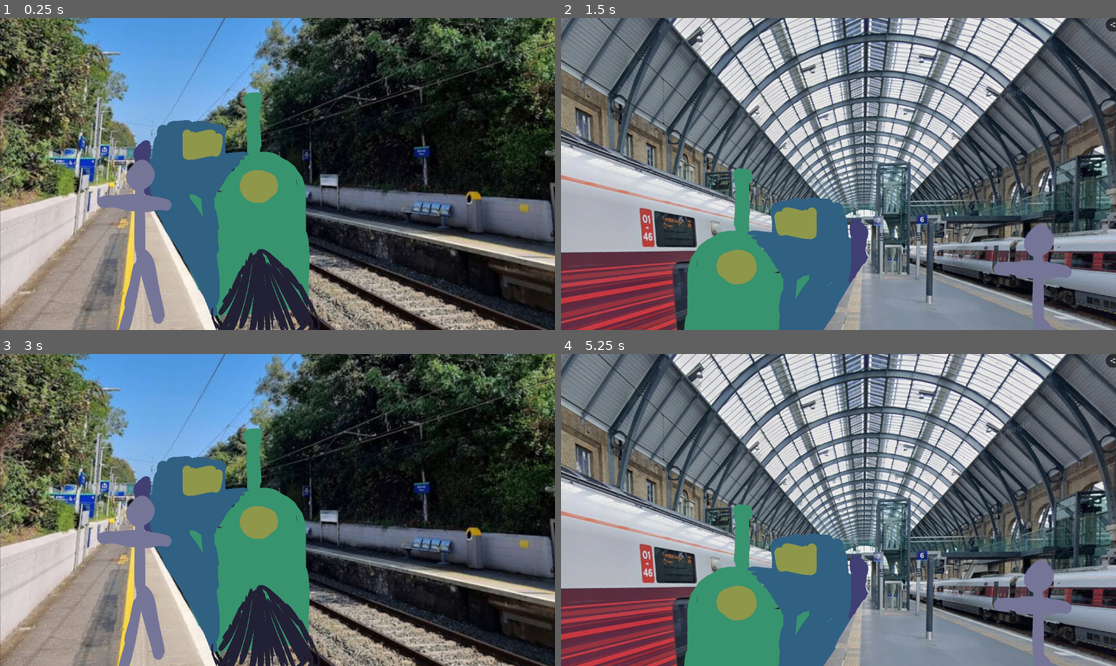
Above: before the commit, frames 1-4 (two rows, left to right).
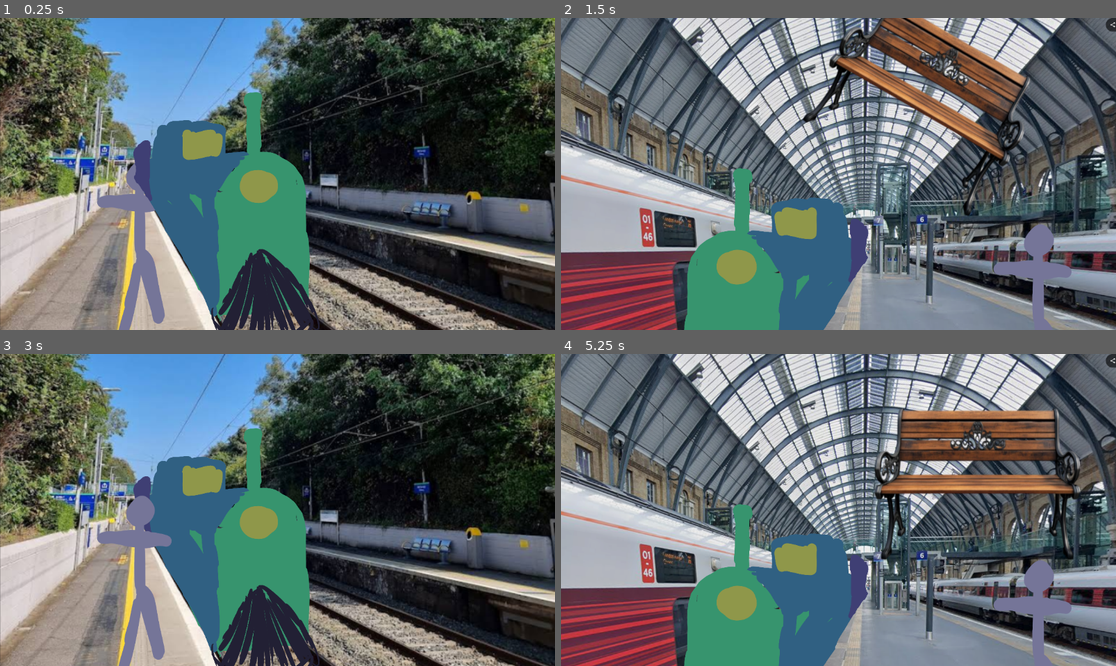
Above: after the commit, the same moments.

Repository: JCoMcL/ld59
Game: Godot game, scene res://root.tscn
Two runs of this game, one before a commit and one after it. Both use one fixed random seed, a clock stepped at 60 frames per second and the inputs below.
Inputs (mouse positions are in pixels of both pictures, inside the frame that each line leads up to):
- Up to frame 1 (0.25 s): no input
- Up to frame 2 (1.5 s): tap Enter at 0.5 s; move the mouse to (783, 211) at 0.52 s; click (783, 211) at 0.67 s; tap Space at 1.25 s; move the mouse to (1043, 308) at 1.27 s; click (1043, 308) at 1.42 s
- Up to frame 3 (3 s): tap Enter at 2 s; move the mouse to (333, 441) at 2.02 s; click (333, 441) at 2.17 s; tap Space at 2.75 s; move the mouse to (249, 572) at 2.77 s; click (249, 572) at 2.92 s
- Up to frame 4 (5.25 s): tap Enter at 3.5 s; move the mouse to (1005, 556) at 3.52 s; click (1005, 556) at 3.67 s; tap Space at 4.25 s; move the mouse to (672, 463) at 4.27 s; click (672, 463) at 4.42 s; move the mouse to (866, 510) at 5.02 s; click (866, 510) at 5.17 s

The runs differ from the first frame. In frame 1, 0.4% of the frame differs, in the area x 24-57%, y 42-100%; in frame 2, 7.8%; in frame 3, nothing differs; in frame 4, 8.0%, in the area x 56-94%, y 17-67%.
Error in both runs: Attempt to call function 'show_text' in base 'null instance' on a null instance. (res://characters/character.gd:15)

Commit message:
Added benches and waiting

Diff:
--- a/root.gd
+++ b/root.gd
@@ -19,6 +19,7 @@
 
 var current_train = TRAINS.keys()[0]
 var current_station = SCENES.keys()[1]
+var timetable = generate_timetable()
 
 @onready var backdrop = $Background
 
@@ -37,7 +38,7 @@
 	add_child(backdrop)
 	print("train: %s, station: %s" % [current_train, id])
 	print("other trains at station: %s" % ", ".join(get_other_trains(id)))
-	print("table of trains at station: %s" % ", ".join(sort_trains_randomly()))
+	print("table of trains at station: %s" % ", ".join(timetable))
 
 func get_trains(station_name:String) -> Array:
 	var trains = []
@@ -53,8 +54,14 @@
 			trains.append(train)
 	return trains
 
-func sort_trains_randomly():
+func generate_timetable():
 	var trains = get_other_trains(current_station)
 	trains.shuffle()
 	trains.insert(0, current_train)
 	return trains
+
+func wait_for_train():
+	current_train = timetable[1]
+	timetable = generate_timetable()
+	print("Waiting for train: %s" % current_train)
+	print("New timetable: %s" % ", ".join(timetable))
--- /dev/null
+++ b/stations/bench.gd
@@ -0,0 +1,7 @@
+extends Node
+
+func _gui_input(ev: InputEvent):
+	if ev is InputEventMouseButton and ev.pressed:
+		# Get the current train and its route
+		var root = Root.get_root(self)
+		root.wait_for_train()
--- a/stations/temp_station_1.tscn
+++ b/stations/temp_station_1.tscn
@@ -38,3 +38,13 @@
 scale = Vector2(0.8537564, 0.8537564)
 texture = ExtResource("4_rtb34")
 script = ExtResource("5_h7l33")
+
+[node name="bench" type="TextureRect" parent="." unique_id=1258606337]
+layout_mode = 0
+offset_left = 344.1736
+offset_top = 170.6033
+offset_right = 1696.1736
+offset_bottom = 1900.6033
+scale = Vector2(0.4964078, 0.4964078)
+texture = ExtResource("3_eys6e")
+script = ExtResource("4_ni3nl")
--- a/stations/temp_station_2.tscn
+++ b/stations/temp_station_2.tscn
@@ -2,8 +2,17 @@
 
 [ext_resource type="PackedScene" uid="uid://bo8wpeovb82mm" path="res://stations/temp_station_1.tscn" id="1_7es7n"]
 [ext_resource type="Texture2D" uid="uid://b6riwyj2pjy3a" path="res://stations/kings cross.png" id="2_uc5n3"]
+[ext_resource type="Texture2D" uid="uid://biyc4huuglpgq" path="res://stations/bench.png" id="3_larfg"]
+[ext_resource type="Script" uid="uid://cejkgcurwhdjp" path="res://stations/bench.gd" id="4_y61ht"]
 
 [node name="Background" unique_id=2073133590 instance=ExtResource("1_7es7n")]
+anchors_preset = 0
+anchor_right = 0.0
+anchor_bottom = 0.0
+offset_right = 1630.0
+offset_bottom = 1346.0
+grow_horizontal = 1
+grow_vertical = 1
 texture = ExtResource("2_uc5n3")
 
 [node name="train" parent="." index="0" unique_id=626550440]
@@ -18,3 +27,12 @@
 offset_top = 525.16144
 offset_right = 1668.4099
 offset_bottom = 1289.1614
+
+[node name="bench" parent="." index="2" unique_id=1258606337]
+offset_left = 998.40027
+offset_top = -305.60242
+offset_right = 2350.4004
+offset_bottom = 1424.3976
+rotation = 0.52658623
+texture = ExtResource("3_larfg")
+script = ExtResource("4_y61ht")
--- a/stations/temp_station_4.tscn
+++ b/stations/temp_station_4.tscn
@@ -2,6 +2,8 @@
 
 [ext_resource type="PackedScene" uid="uid://bo8wpeovb82mm" path="res://stations/temp_station_1.tscn" id="1_1ldqv"]
 [ext_resource type="Texture2D" uid="uid://b6riwyj2pjy3a" path="res://stations/kings cross.png" id="2_ytoeq"]
+[ext_resource type="Texture2D" uid="uid://biyc4huuglpgq" path="res://stations/bench.png" id="3_0j7oc"]
+[ext_resource type="Script" uid="uid://cejkgcurwhdjp" path="res://stations/bench.gd" id="4_f5861"]
 
 [node name="Background" unique_id=2073133590 instance=ExtResource("1_1ldqv")]
 texture = ExtResource("2_ytoeq")
@@ -18,3 +20,11 @@
 offset_top = 525.16144
 offset_right = 1668.4099
 offset_bottom = 1289.1614
+
+[node name="bench" parent="." index="2" unique_id=1258606337]
+offset_left = 885.6536
+offset_top = -65.2743
+offset_right = 2237.6538
+offset_bottom = 1664.7257
+texture = ExtResource("3_0j7oc")
+script = ExtResource("4_f5861")
Not shown, added: stations/bench.gd.uid
Binary file added: stations/bench.png
Not shown, added: stations/bench.png.import
